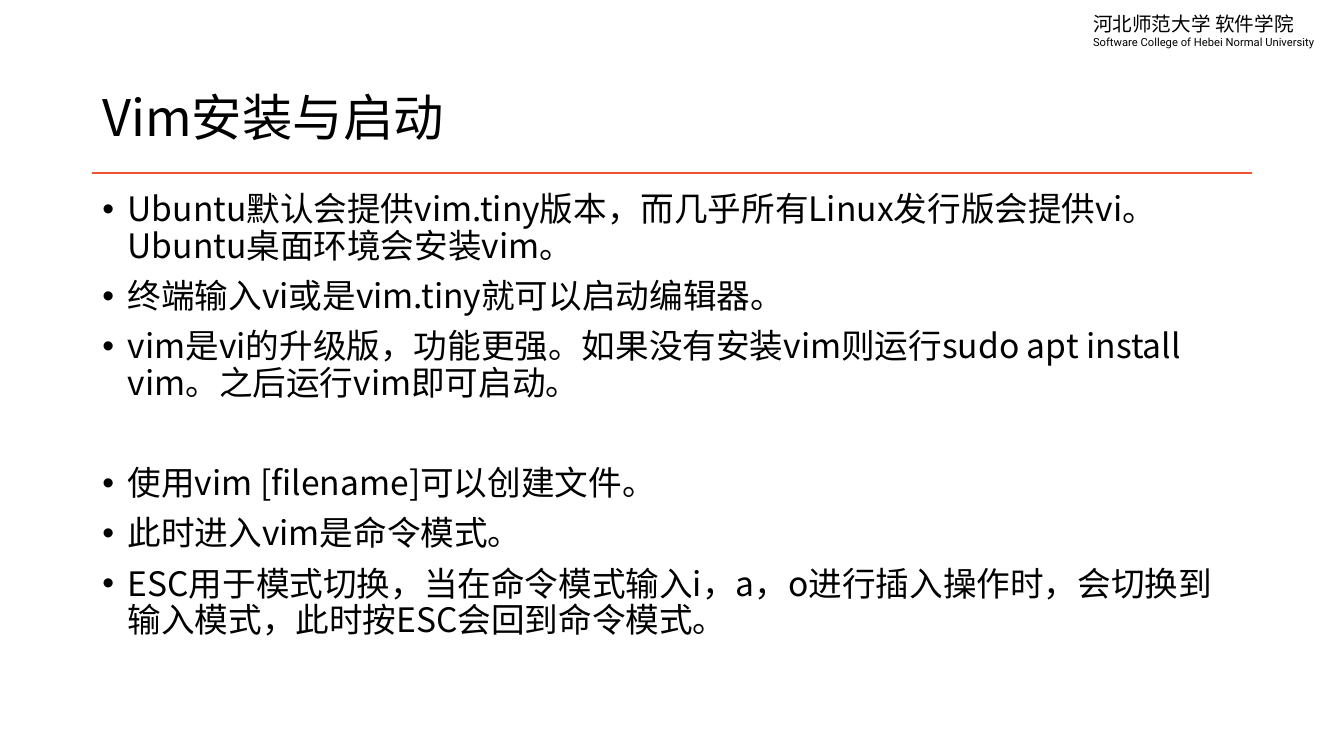
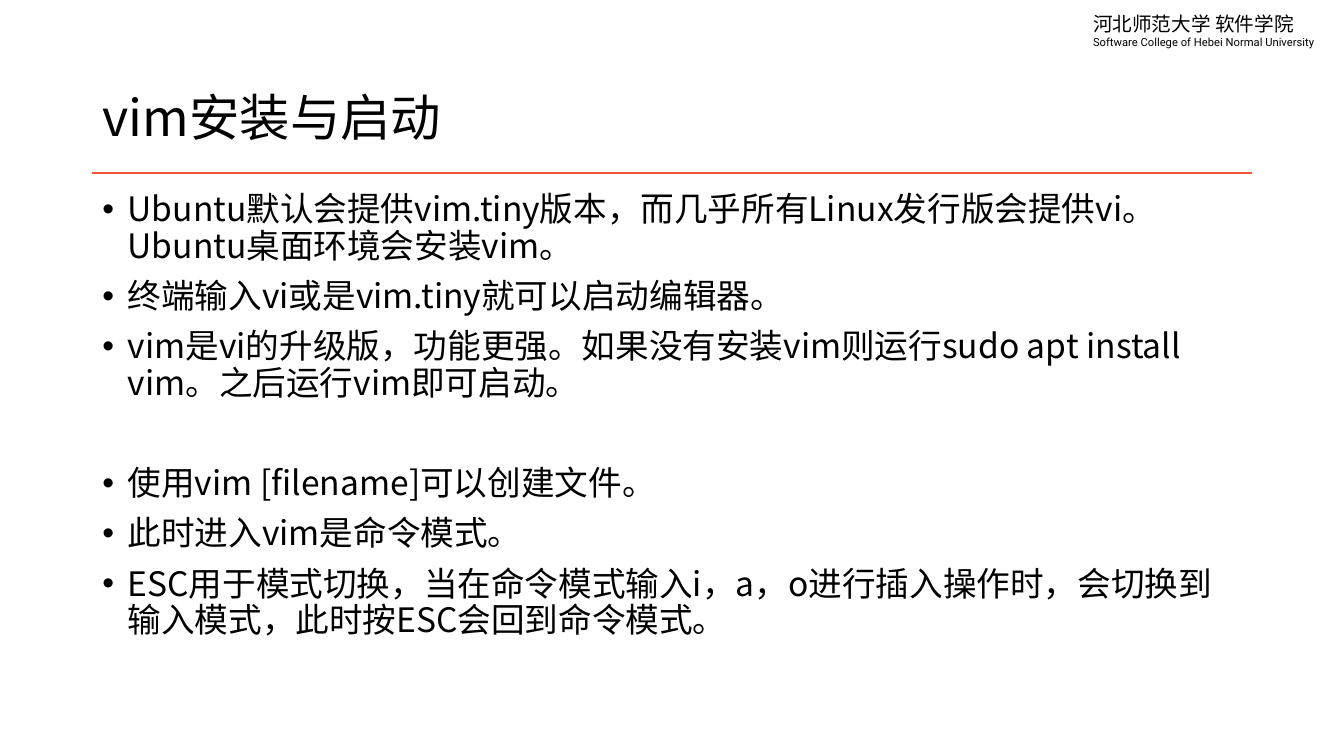
Before and after one commit to edu2act/course-linux-system, a slide deck: slide 5 of materials/slides/ch07-edit-file.pptx. Drawn at 1344x756 pixels with LibreOffice and Linux fonts; fonts in the diff are those of the drawing. Boxes give left, top, right and bottom in pixels: in the first picture for what was removed or moved away, otherwise in the second. Text is boxed around its words. In the diff, an @@ line names an element or a change of style, - is before the commit and + after.

```diff
--- a/materials/slides/ch07-edit-file.pptx
+++ b/materials/slides/ch07-edit-file.pptx
@@ title at [102, 93, 441, 140]: text changed @@
-Vim安装与启动
+vim安装与启动
```
Also in this commit, not shown: 3 other slides changed, 1 other file.
